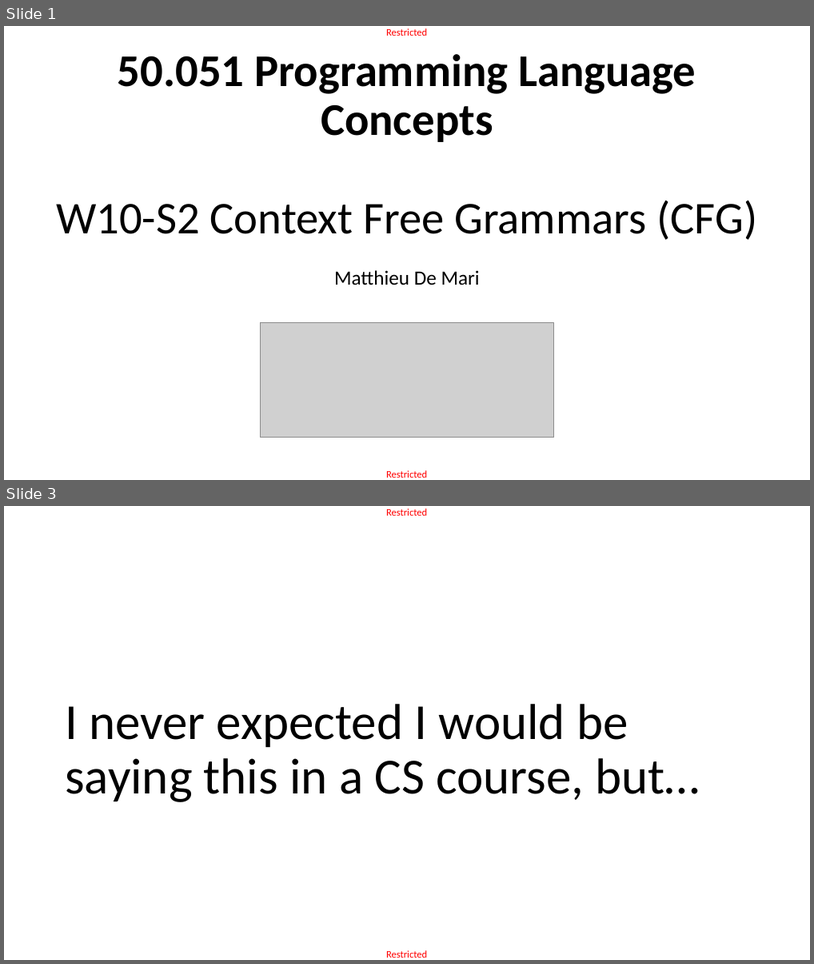
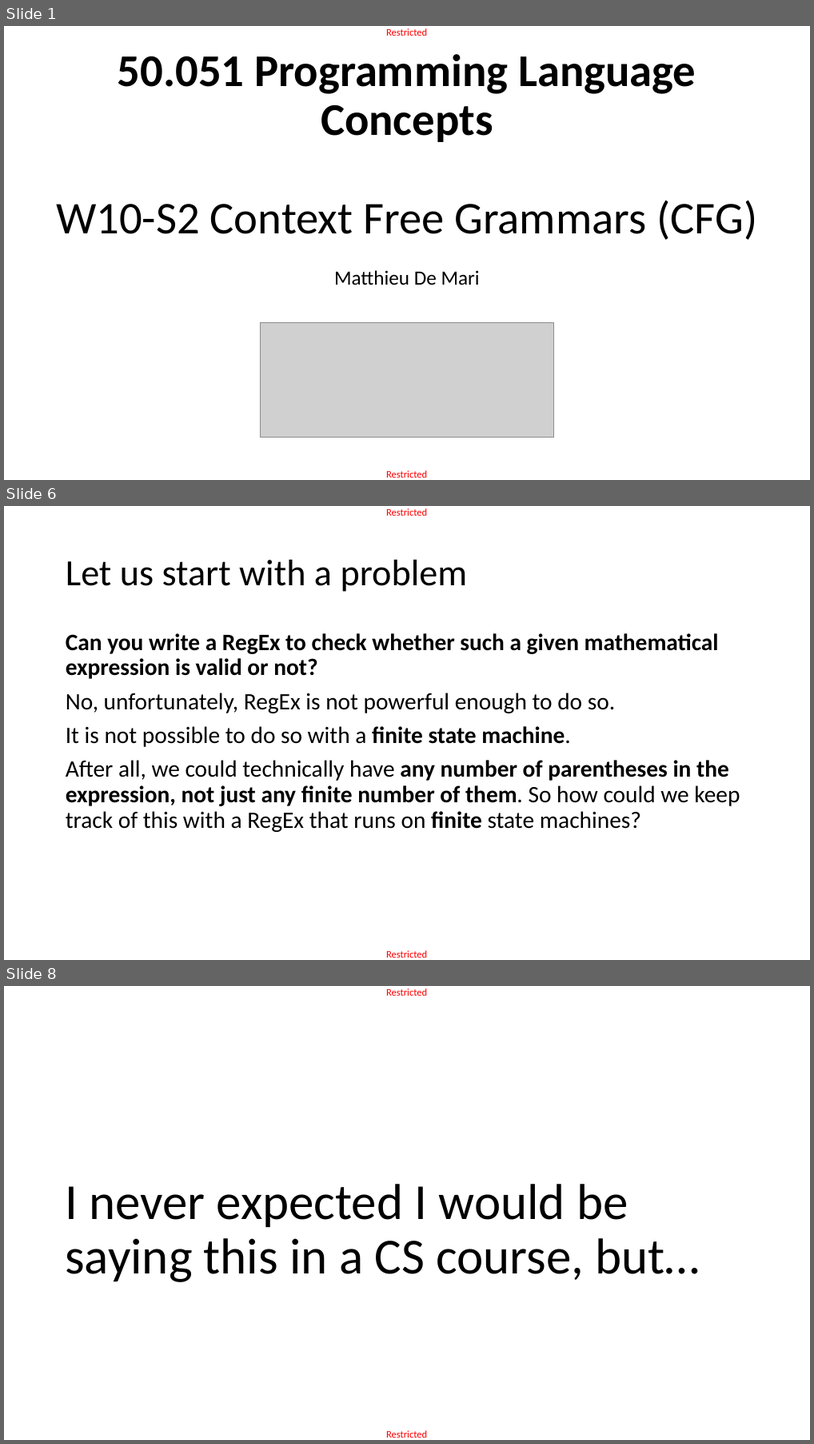
Before and after one commit to matthieudemari/SUTD_PLC_50_051, a slide deck: W10/W10S2/W10S2.pptx. Shown one above the other, each under a label of ours: slides 1 and 3 before the commit, slides 1, 6 and 8 after it; the slides between them are not shown. The pictures are 814x964 and 814x1444 pixels, drawn with LibreOffice and Linux fonts; fonts in the diff are those of the drawing; grey boxes stand for pictures. Boxes give left, top, right and bottom in pixels: in the first picture for what was removed or moved away, otherwise in the second. Text is boxed around its words. In the diff, an @@ line names an element or a change of style, - is before the commit and + after.

```diff
--- a/W10/W10S2/W10S2.pptx
+++ b/W10/W10S2/W10S2.pptx
@@ slide 6 added at (x1=4, y1=506, x2=810, y2=960), background #FFFFFF; not listed: 2 template elements that a slide beside it also shows @@
@@ title added at (x1=66, y1=560, x2=468, y2=592), 44 pt, text #000000 @@
+Let us start with a problem
@@ text added at (x1=66, y1=633, x2=740, y2=832), 28 pt, text #000000 @@
+Can you write a RegEx to check whether such a given mathematical expression is valid or not?
+No, unfortunately, RegEx is not powerful enough to do so.
+It is not possible to do so with a finite state machine.
+After all, we could technically have any number of parentheses in the expression, not just any finite number of them. So how could we keep track of this with a RegEx that runs on finite state machines?
@@ what was slide 3 is now slide 8 @@
```
Also in this commit, not shown: 35 other slides added, 2 slides removed.
